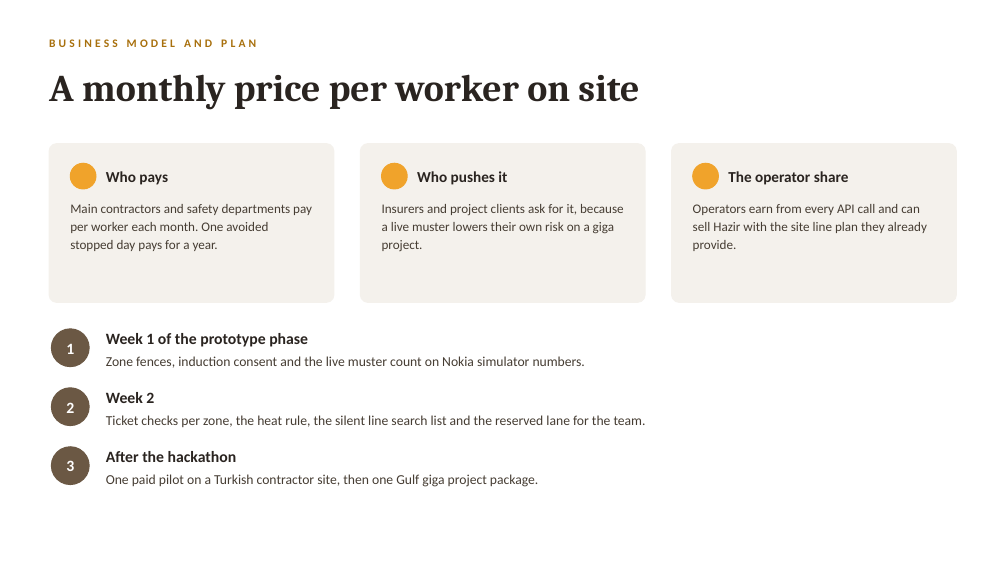
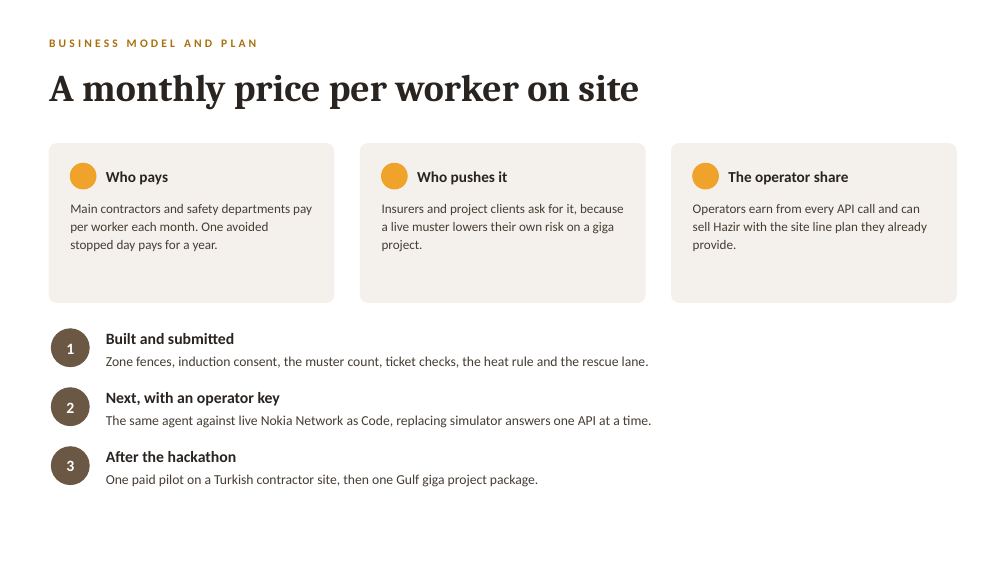
Before and after one commit to mert-gng-99/hazir-nac-agent, a slide deck: slide 11 of Hazir Pitch Deck.pptx. Drawn at 1008x567 pixels with LibreOffice and Linux fonts; fonts in the diff are those of the drawing. Boxes give left, top, right and bottom in pixels: in the first picture for what was removed or moved away, otherwise in the second. Text is boxed around its words. In the diff, an @@ line names an element or a change of style, - is before the commit and + after.

```diff
--- a/Hazir Pitch Deck.pptx
+++ b/Hazir Pitch Deck.pptx
@@ text at [106, 356, 649, 368]: text changed @@
-Zone fences, induction consent and the live muster count on Nokia simulator numbers.
+Zone fences, induction consent, the muster count, ticket checks, the heat rule and the rescue lane.
@@ text at [106, 333, 234, 344]: text changed @@
-Week 1 of the prototype phase
+Built and submitted
@@ text at [106, 392, 280, 406]: text changed @@
-Week 2
+Next, with an operator key
@@ text at [106, 415, 652, 428]: text changed @@
-Ticket checks per zone, the heat rule, the silent line search list and the reserved lane for the team.
+The same agent against live Nokia Network as Code, replacing simulator answers one API at a time.
```
Also in this commit, not shown: 2 other slides changed, 2 other files.
